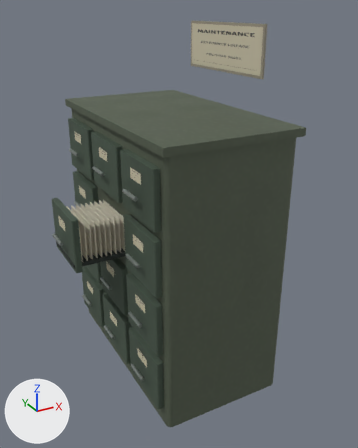
Before and after pictures for a commit that changed the FBX model unreal/Signal47/Tools/archiveprops/exports/SM_ArchiveProps_CardIndex.fbx.
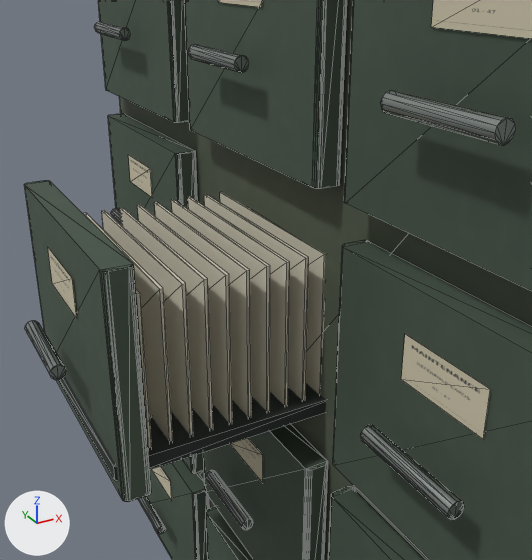
There are two pictures of each version: one whole from a camera (50 mm lens) standing at (-0.888, -1.69, 1.445) and looking at (-0.004, -0.084, 0.642), one close up from a camera (50 mm lens) standing at (-0.582, -0.602, 0.967) and looking at (-0.278, -0.05, 0.69). The lights are fixed; the arrows at lower left show +X, +Y and +Z. The first two pictures are the older version. The close-ups show mesh edges as thin lines.

In view in the first close-up: 'SM_ArchiveProps_CardIndex'.
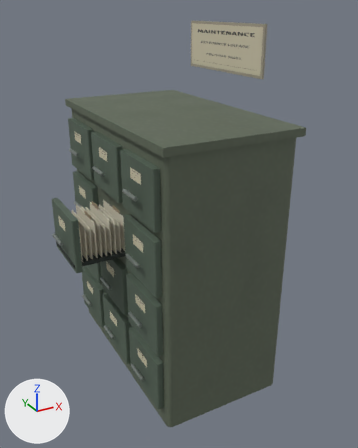
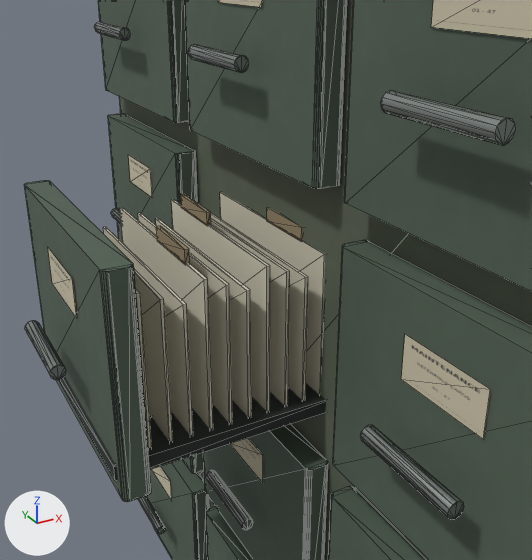
Changed parts and their boxes [x1, y1, x2, y2] in the close-ups (532 x 560 px; the box of a moved part takes in the faces that stretch with it):
part 1 of me_sm_archiveprops_cardindex, added (brown)
    after: [156, 226, 190, 265]
part 2 of me_sm_archiveprops_cardindex, added (brown)
    after: [180, 194, 211, 226]
part 3 of me_sm_archiveprops_cardindex, added (brown)
    after: [267, 208, 303, 242]
part 4 of me_sm_archiveprops_cardindex, moved or reshaped
    before: [83, 194, 309, 442]
    after: [103, 213, 308, 442]
part 5 of me_sm_archiveprops_cardindex, surface changed
    before: [102, 195, 309, 324]
    after: [103, 215, 308, 324]

The change, as a diff of the scene's bpy script:
```diff
--- a/unreal/Signal47/Tools/archiveprops/exports/SM_ArchiveProps_CardIndex.fbx.py
+++ b/unreal/Signal47/Tools/archiveprops/exports/SM_ArchiveProps_CardIndex.fbx.py
@@ mat_m_archiveprops_kraftedge @@
+mat_m_archiveprops_kraftedge = principled_material('M_ArchiveProps_KraftEdge')
+mat_m_archiveprops_kraftedge.base_color = (0.32, 0.25, 0.15)  # brown #99896c
+mat_m_archiveprops_kraftedge.roughness = 0.91
@@ me_sm_archiveprops_cardindex @@
 # used by ob_sm_archiveprops_cardindex; location = (0.0, 0.0, 0.0)
-me_sm_archiveprops_cardindex.from_pydata(...)  # 972 vertices, 1710 faces; spans x -0.483..0.265, y -0.465..0.465, z 0.0..1.39
+me_sm_archiveprops_cardindex.from_pydata(...)  # 1004 vertices, 1758 faces; spans x -0.483..0.265, y -0.465..0.465, z 0.0..1.39
+# me_sm_archiveprops_cardindex part 1: a new loose piece, a box spanning x -0.365..-0.361, y -0.0675..-0.0025, z 0.729..0.743, in mat_m_archiveprops_kraftedge (brown #99896c)
+# me_sm_archiveprops_cardindex part 2: a new loose piece, a box spanning x -0.308..-0.304, y 0.0125..0.0775, z 0.729..0.743, in mat_m_archiveprops_kraftedge (brown #99896c)
+# me_sm_archiveprops_cardindex part 3: a new loose piece, a box spanning x -0.251..-0.247, y -0.0675..-0.0025, z 0.729..0.743, in mat_m_archiveprops_kraftedge (brown #99896c)
+# me_sm_archiveprops_cardindex part 4
+# 12 vertices in x -0.403..-0.285, y -0.105..0.105, z 0.73 move by (0.0, 0.0, -0.009)
+# 12 vertices in x -0.384..-0.266, y -0.105..0.105, z 0.73 move by (0.0, 0.0, -0.018)
+# me_sm_archiveprops_cardindex part 5: 12 kept faces spanning x -0.384..-0.266, y -0.105..0.105, z 0.57..0.712 get new texture (UV) coordinates
+# other edits to the shape of me_sm_archiveprops_cardindex do not show in these pictures
 me_sm_archiveprops_cardindex.materials.append(mat_m_archiveprops_steelgreen)
@@ me_sm_archiveprops_cardindex @@
 me_sm_archiveprops_cardindex.materials.append(mat_m_archiveprops_paper)
+me_sm_archiveprops_cardindex.materials.append(mat_m_archiveprops_kraftedge)  # brown #99896c
```
